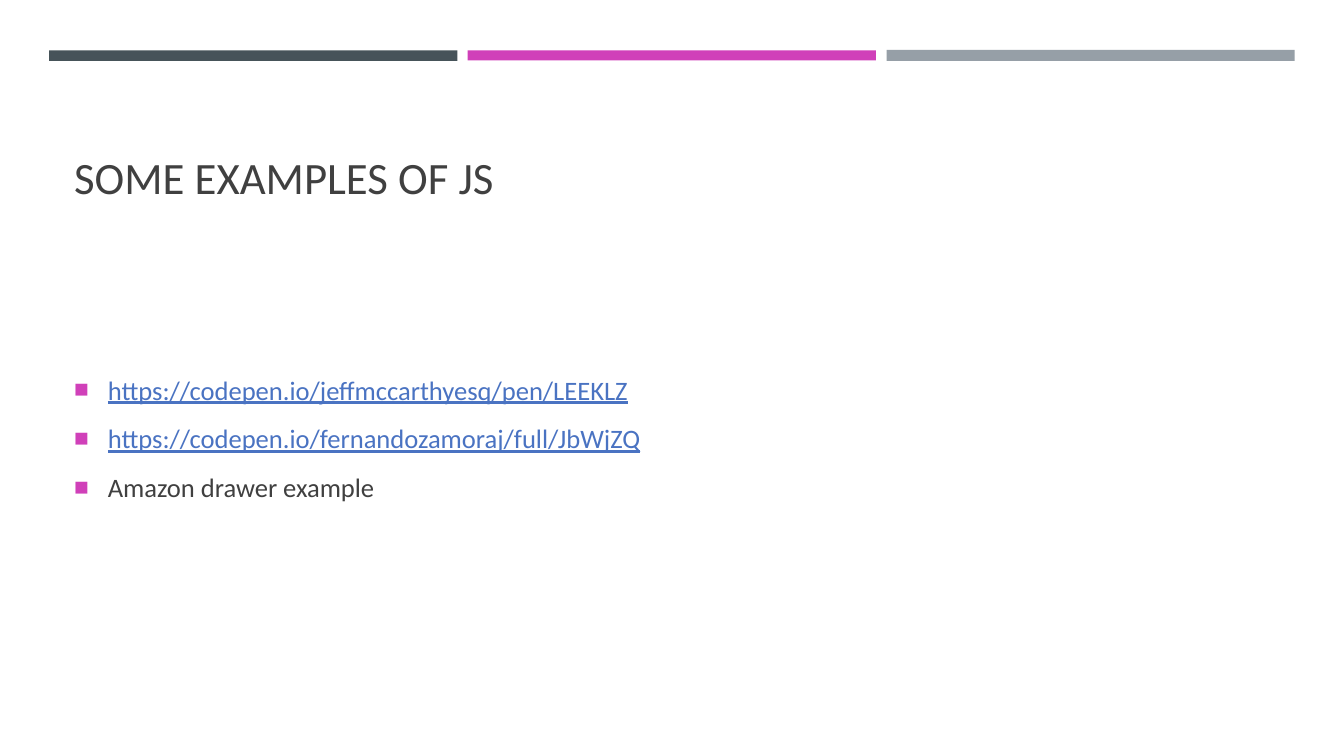
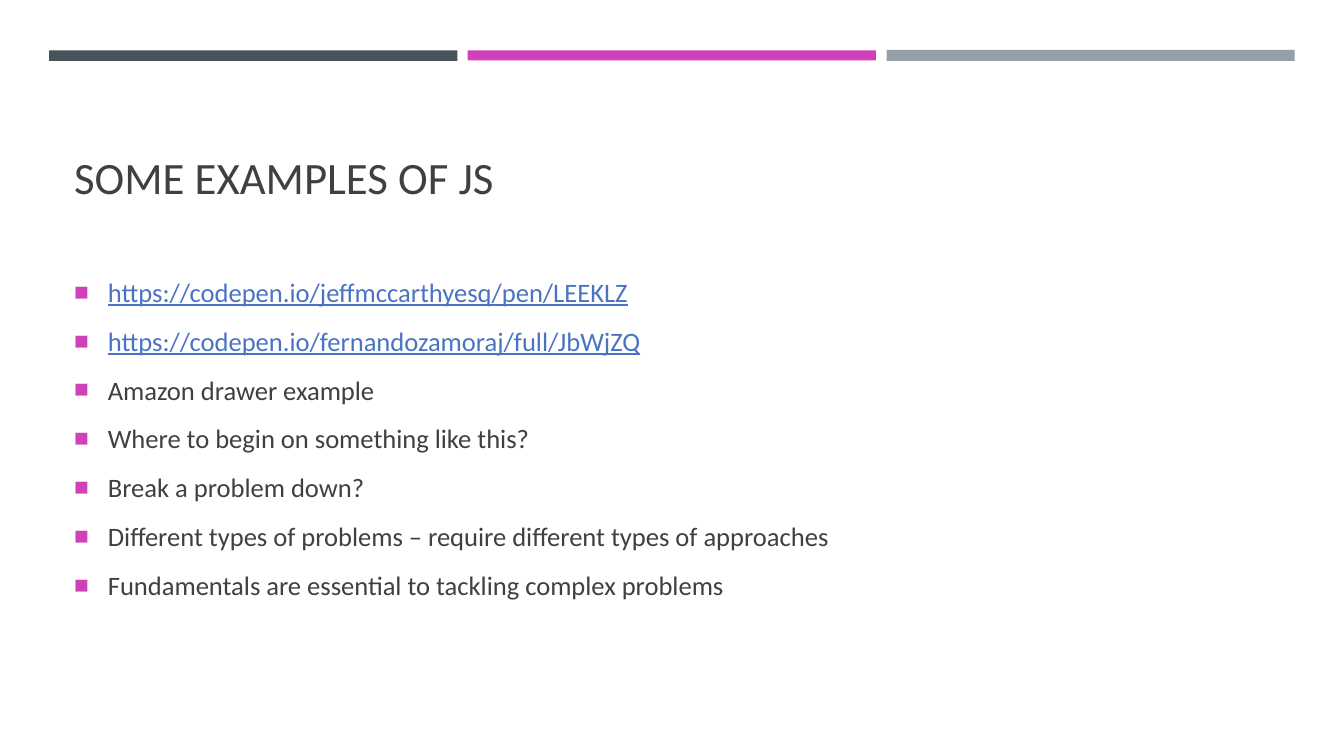
Before and after one commit to zacharysandberg/JavaScriptForNewProgrammersCourse, a slide deck: slide 8 of Week1/Week1.pptx (slide 6 before the commit). Drawn at 1344x756 pixels with LibreOffice and Linux fonts; fonts in the diff are those of the drawing. Boxes give left, top, right and bottom in pixels: in the first picture for what was removed or moved away, otherwise in the second. Text is boxed around its words. In the diff, an @@ line names an element or a change of style, - is before the commit and + after.

```diff
--- a/Week1/Week1.pptx
+++ b/Week1/Week1.pptx
@@ text at (108,429,829,600): paragraphs added @@
+■ Where to begin on something like this?
+■ Break a problem down?
+■ Different types of problems – require different types of approaches
+■ Fundamentals are essential to tackling complex problems
```
Also in this commit, not shown: 4 other slides changed, 8 slides added, 1 other file.
